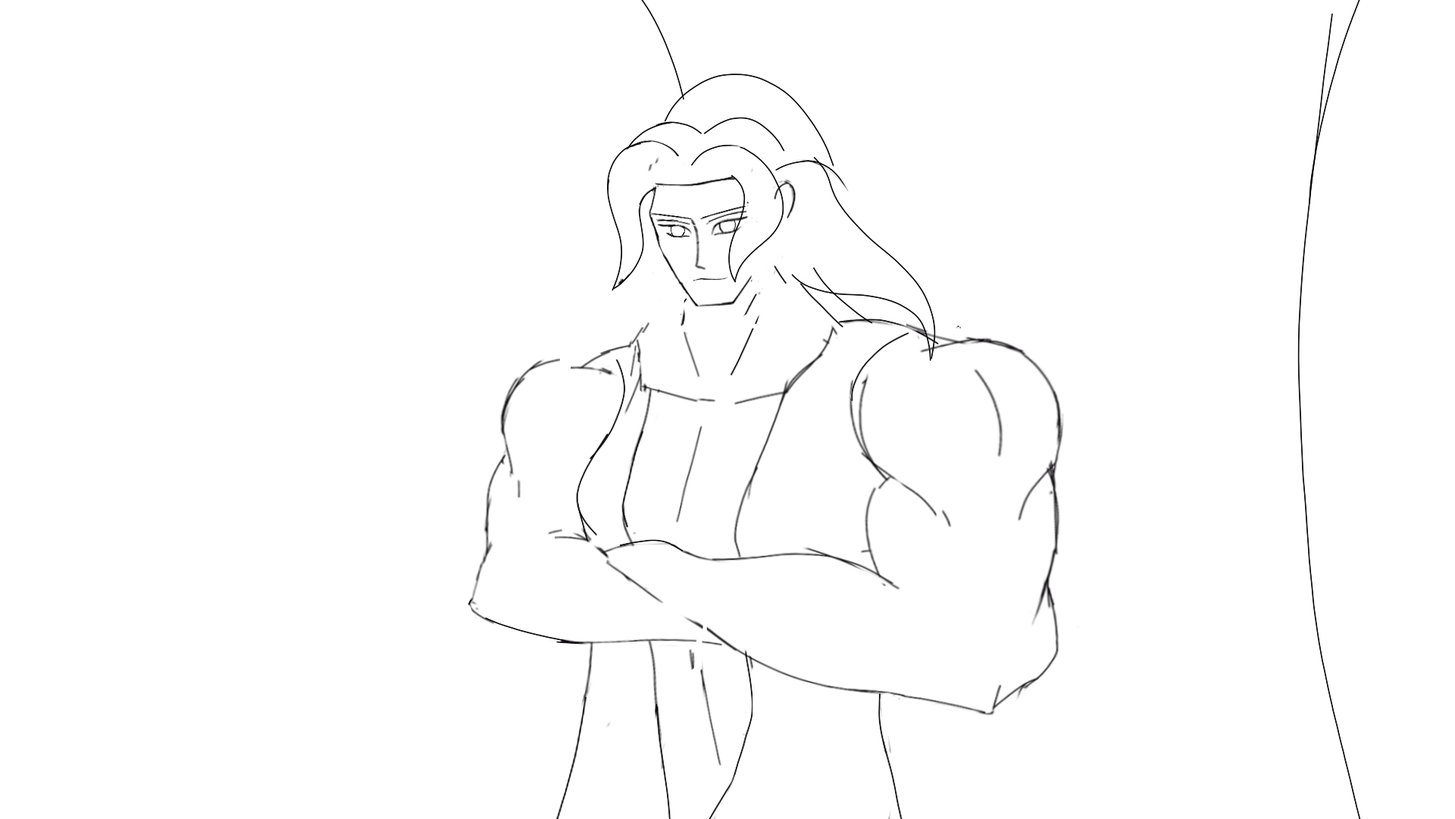
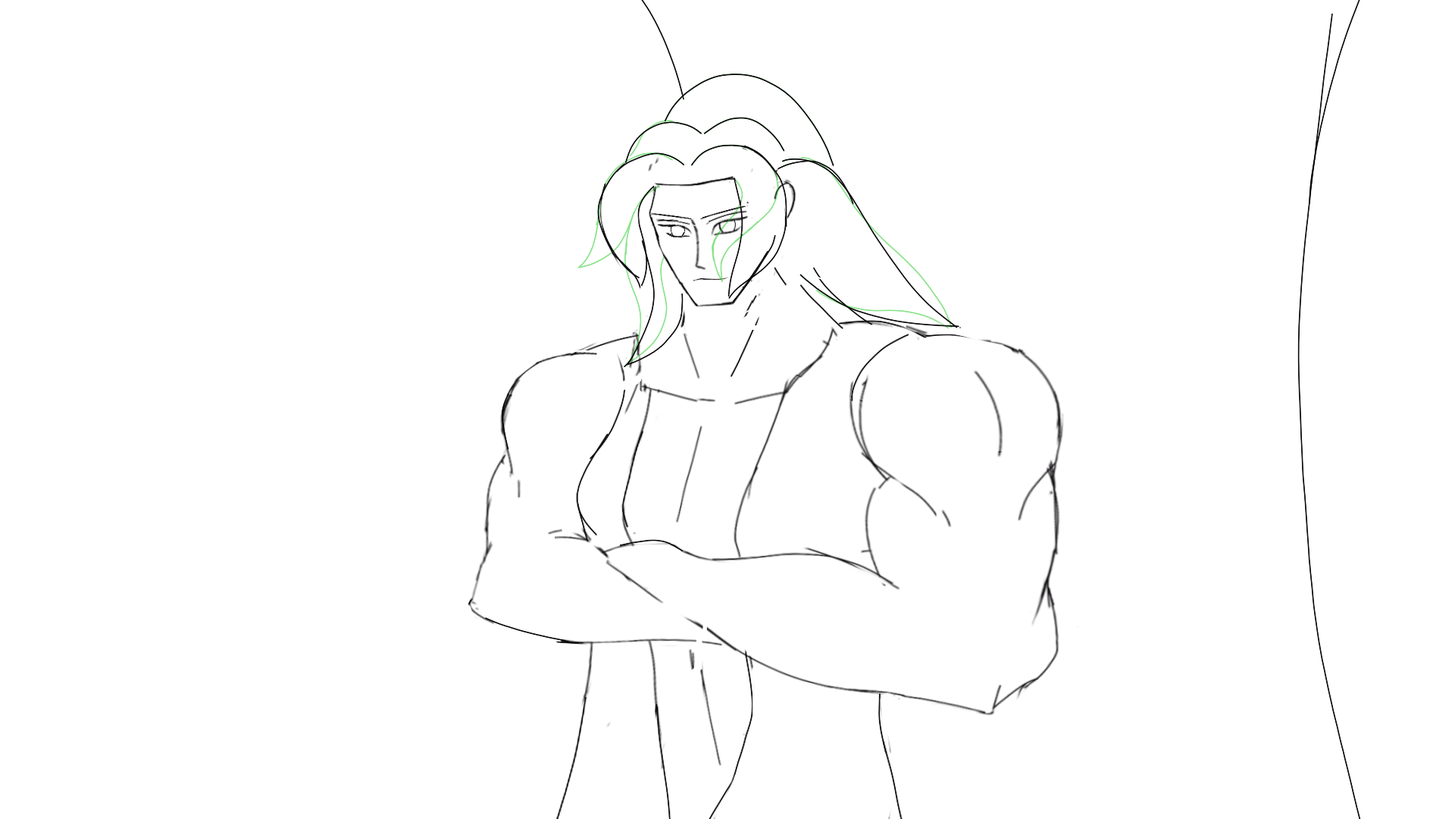
The second w=1455, h=819 image is a revision of the first. Changes to its layers:
painted on "Paint Layer 6" (1st of 2, in "Group 5") over [533, 145, 728, 392]
painted on "Paint Layer 6" (2nd of 2, in "Group 5") over [582, 73, 971, 340]
painted on "Paint Layer 2" over [501, 73, 1019, 453]
